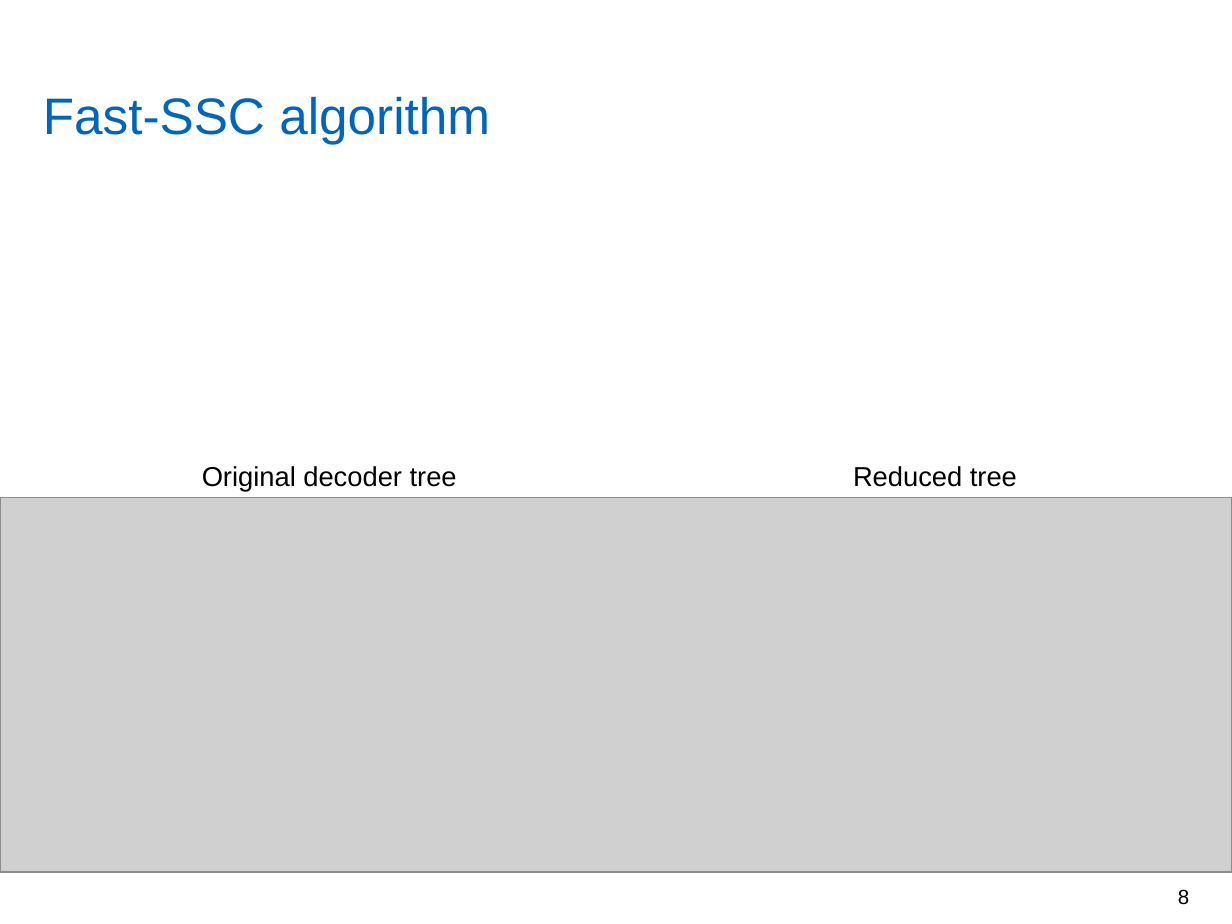
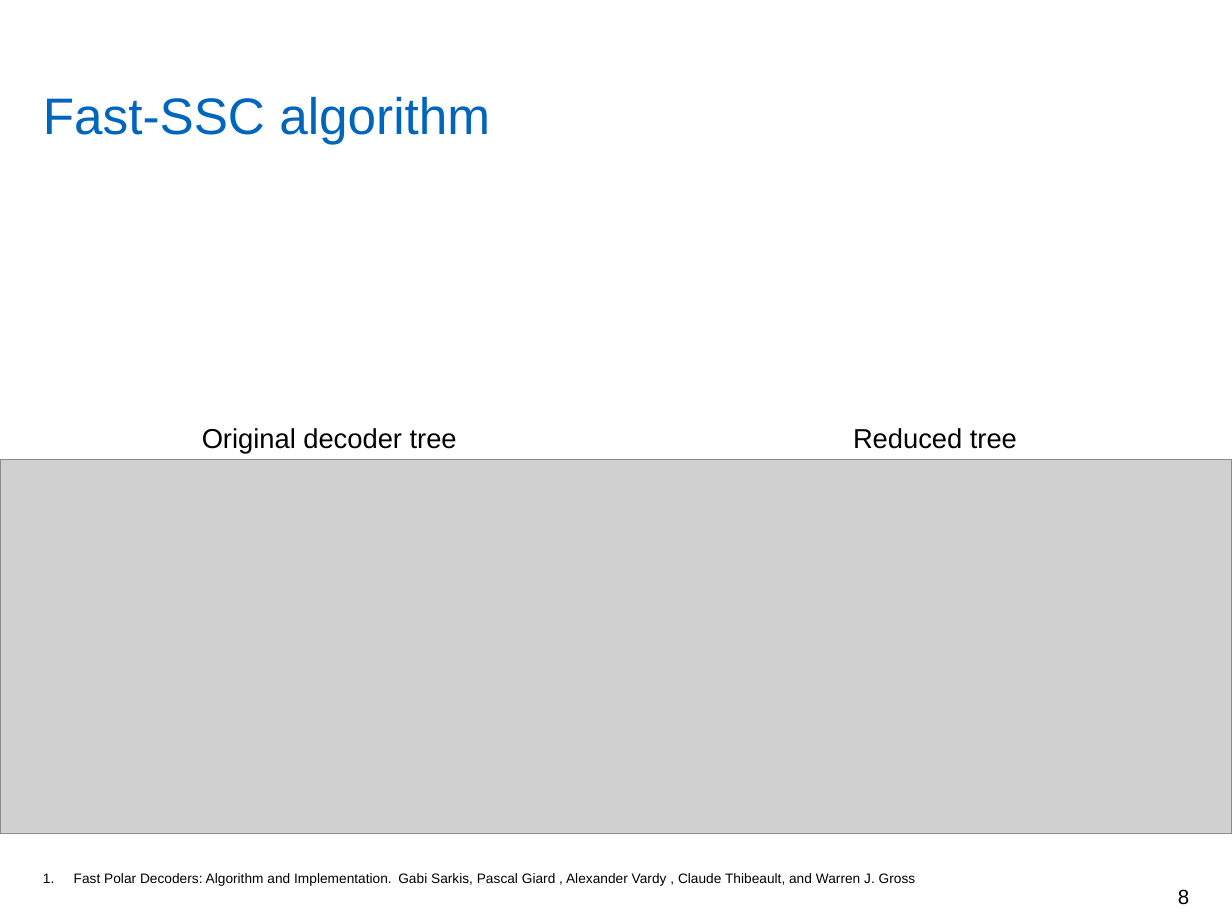
Before and after one commit to yadhu1961/thesis_5GPolorCodes, a slide deck: slide 8 of final_presentation/finalPpt1.1.pptx. Drawn at 1232x924 pixels with LibreOffice and Linux fonts; fonts in the diff are those of the drawing; grey boxes stand for pictures; background and template pictures are left out. Boxes give left, top, right and bottom in pixels: in the first picture for what was removed or moved away, otherwise in the second. Text is boxed around its words. In the diff, an @@ line names an element or a change of style, - is before the commit and + after.

```diff
--- a/final_presentation/finalPpt1.1.pptx
+++ b/final_presentation/finalPpt1.1.pptx
@@ 2 texts, 1 picture: place and size @@
-2 texts, 1 picture at (0,466,1232,872)
+2 texts, 1 picture at (0,428,1232,834)
@@ text added at (74,873,916,886), 8 pt, text #000000 @@
+1. Fast Polar Decoders: Algorithm and Implementation. Gabi Sarkis, Pascal Giard , Alexander Vardy , Claude Thibeault, and Warren J. Gross
```
Also in this commit, not shown: 13 other slides changed, 2 other files.
